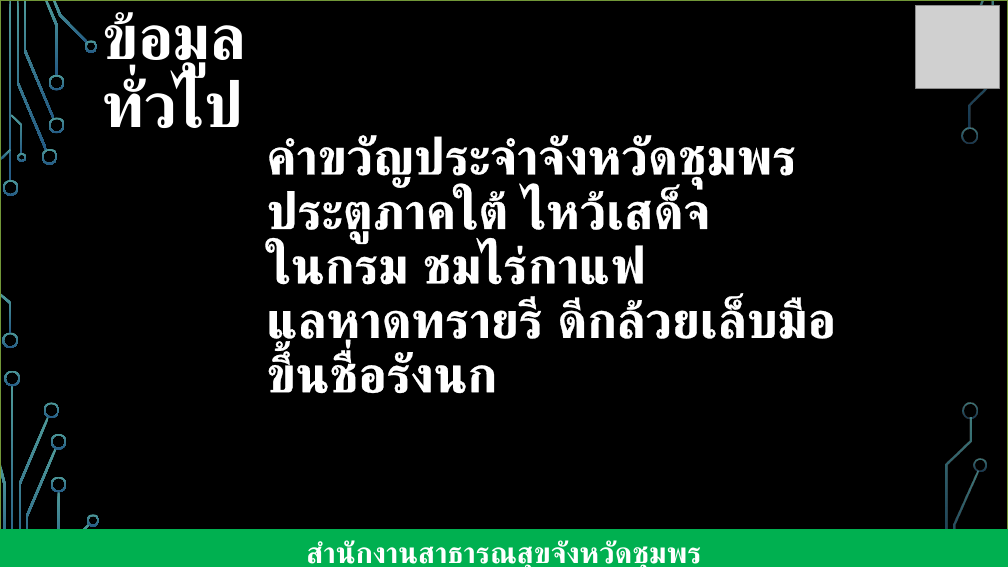
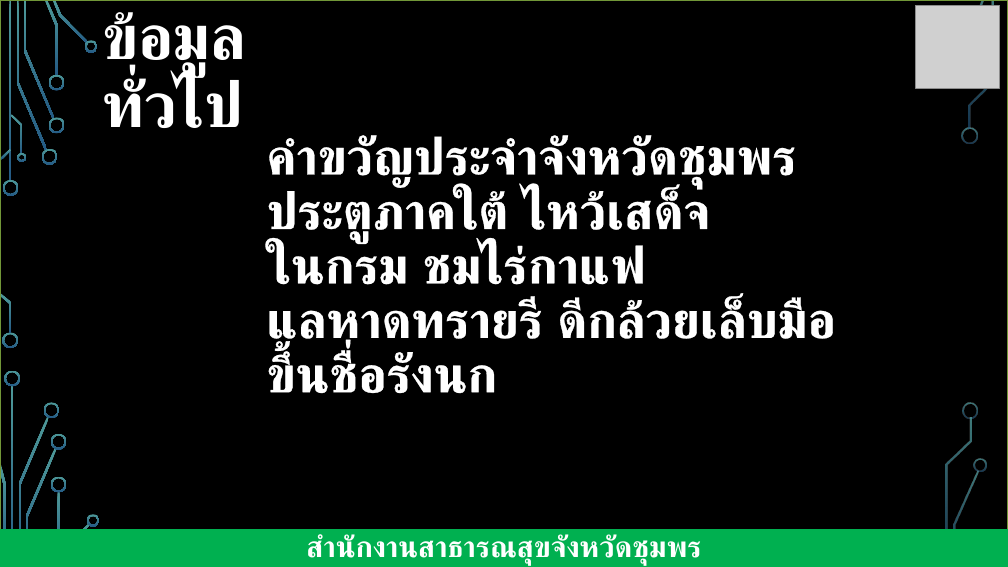
Before and after one commit to joblackpoc/Jobs_SSJ, a slide deck: slide 2 of นิเทศก์/นิเทศก์ชุมพร.pptx. Drawn at 1008x567 pixels with LibreOffice and Linux fonts; fonts in the diff are those of the drawing; grey boxes stand for pictures; background and template pictures are left out. Boxes give left, top, right and bottom in pixels: in the first picture for what was removed or moved away, otherwise in the second. Text is boxed around its words. In the diff, an @@ line names an element or a change of style, - is before the commit and + after.

```diff
--- a/นิเทศก์/นิเทศก์ชุมพร.pptx
+++ b/นิเทศก์/นิเทศก์ชุมพร.pptx
@@ rectangle "สำนักงานสาธารณสุขจังหวัดชุมพร" at <box>0,529,1008,567</box>: vertical alignment middle to bottom @@
```
Also in this commit, not shown: 3 other slides changed.
